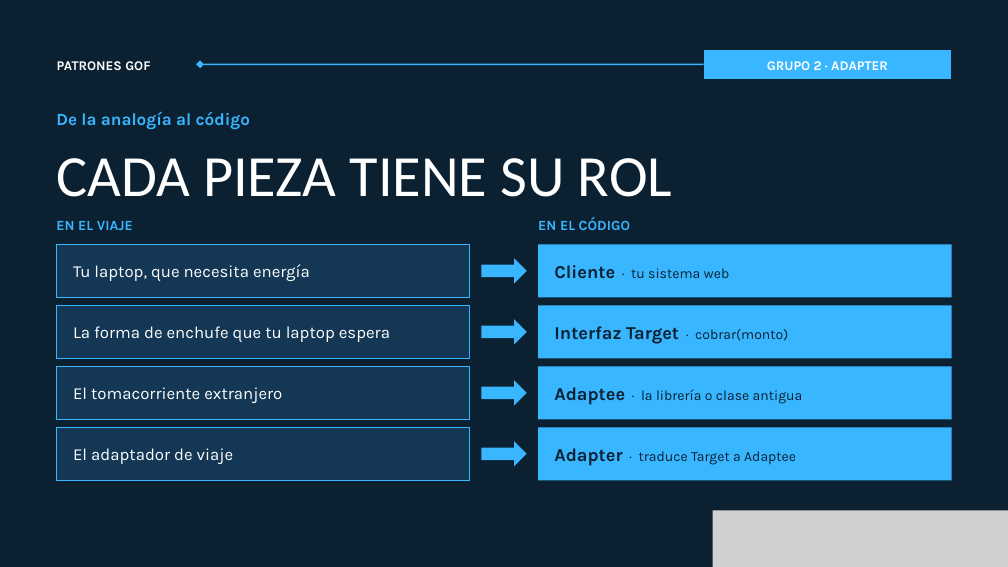
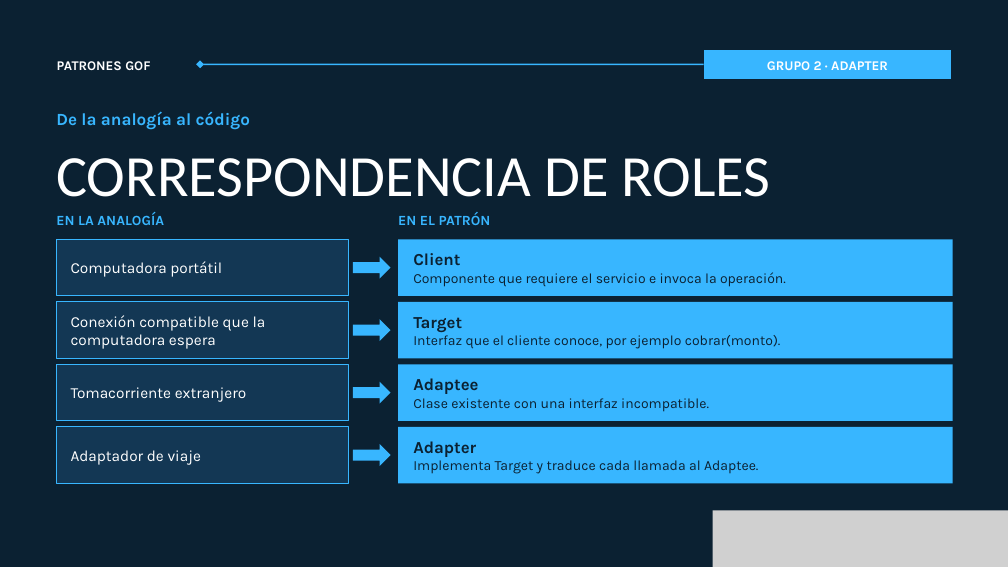
Before and after one commit to RaysonLopez/PatronesEstructurales_Grupo2, a slide deck: slide 5 of Presentacion/Presentacion_Patron_Adapter_Grupo2.pptx. Drawn at 1008x567 pixels with LibreOffice and Linux fonts; fonts in the diff are those of the drawing; grey boxes stand for pictures. Boxes give left, top, right and bottom in pixels: in the first picture for what was removed or moved away, otherwise in the second. Text is boxed around its words. In the diff, an @@ line names an element or a change of style, - is before the commit and + after.

```diff
--- a/Presentacion/Presentacion_Patron_Adapter_Grupo2.pptx
+++ b/Presentacion/Presentacion_Patron_Adapter_Grupo2.pptx
@@ text at box(56, 158, 771, 197): text changed @@
-CADA PIEZA TIENE SU ROL
+CORRESPONDENCIA DE ROLES
@@ rectangle: place and size @@
-rectangle at box(56, 244, 470, 297)
+rectangle at box(56, 239, 349, 296)
@@ text at box(56, 212, 164, 225): text changed @@
-EN EL VIAJE
+EN LA ANALOGÍA
@@ rectangle: place and size @@
-rectangle at box(538, 244, 952, 297)
+rectangle at box(398, 239, 953, 296)
@@ text at box(398, 212, 491, 225): text changed @@
-EN EL CÓDIGO
+EN EL PATRÓN
@@ text at box(71, 261, 222, 277): text changed; size 24 to 22 pt @@
-Tu laptop, que necesita energía
+Computadora portátil
@@ right arrow: place and size @@
-right arrow at box(481, 258, 527, 283)
+right arrow at box(353, 257, 391, 279)
@@ text at box(413, 253, 786, 287): text changed @@
-Cliente · tu sistema web
+Client
+Componente que requiere el servicio e invoca la operación.
@@ rectangle: place and size @@
-rectangle at box(56, 305, 470, 358)
+rectangle at box(56, 302, 349, 358)
@@ text at box(71, 315, 266, 349): text changed; size 24 to 22 pt @@
-La forma de enchufe que tu laptop espera
+Conexión compatible que la computadora espera
@@ right arrow: place and size @@
-right arrow at box(481, 319, 527, 344)
+right arrow at box(353, 319, 391, 341)
@@ rectangle: place and size @@
-rectangle at box(538, 305, 952, 358)
+rectangle at box(398, 302, 953, 358)
@@ text at box(413, 317, 781, 349): text changed; size 26 to 20 pt; bold off @@
-Interfaz Target · cobrar(monto)
+Target
+Interfaz que el cliente conoce, por ejemplo cobrar(monto).
@@ rectangle: place and size @@
-rectangle at box(56, 366, 470, 419)
+rectangle at box(56, 364, 349, 421)
@@ text at box(71, 387, 246, 402): text changed; size 24 to 22 pt @@
-El tomacorriente extranjero
+Tomacorriente extranjero
@@ right arrow: place and size @@
-right arrow at box(481, 380, 527, 405)
+right arrow at box(353, 382, 391, 404)
@@ rectangle: place and size @@
-rectangle at box(538, 366, 952, 419)
+rectangle at box(398, 364, 953, 421)
@@ text at box(413, 378, 709, 412): text changed @@
-Adaptee · la librería o clase antigua
+Adaptee
+Clase existente con una interfaz incompatible.
@@ rectangle: place and size @@
-rectangle at box(56, 427, 470, 480)
+rectangle at box(56, 427, 349, 483)
@@ right arrow: place and size @@
-right arrow at box(481, 442, 527, 467)
+right arrow at box(353, 444, 391, 466)
@@ rectangle: place and size @@
-rectangle at box(538, 427, 952, 480)
+rectangle at box(398, 427, 953, 483)
@@ text at box(413, 441, 758, 474): text changed @@
-Adapter · traduce Target a Adaptee
+Adapter
+Implementa Target y traduce cada llamada al Adaptee.
@@ text at box(71, 450, 201, 465): text changed; size 24 to 22 pt @@
-El adaptador de viaje
+Adaptador de viaje
```
Also in this commit, not shown: 8 other slides changed.
